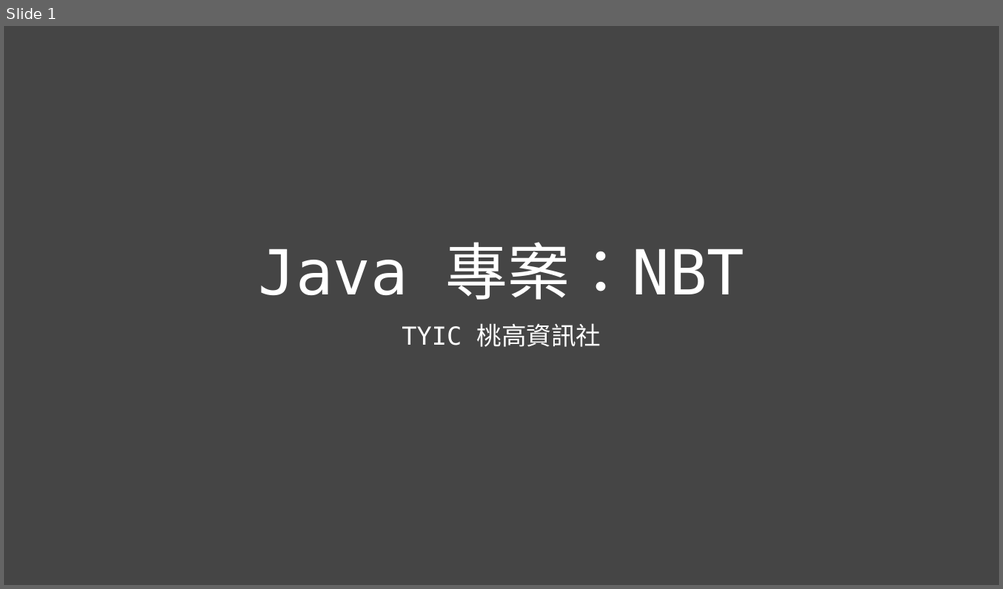
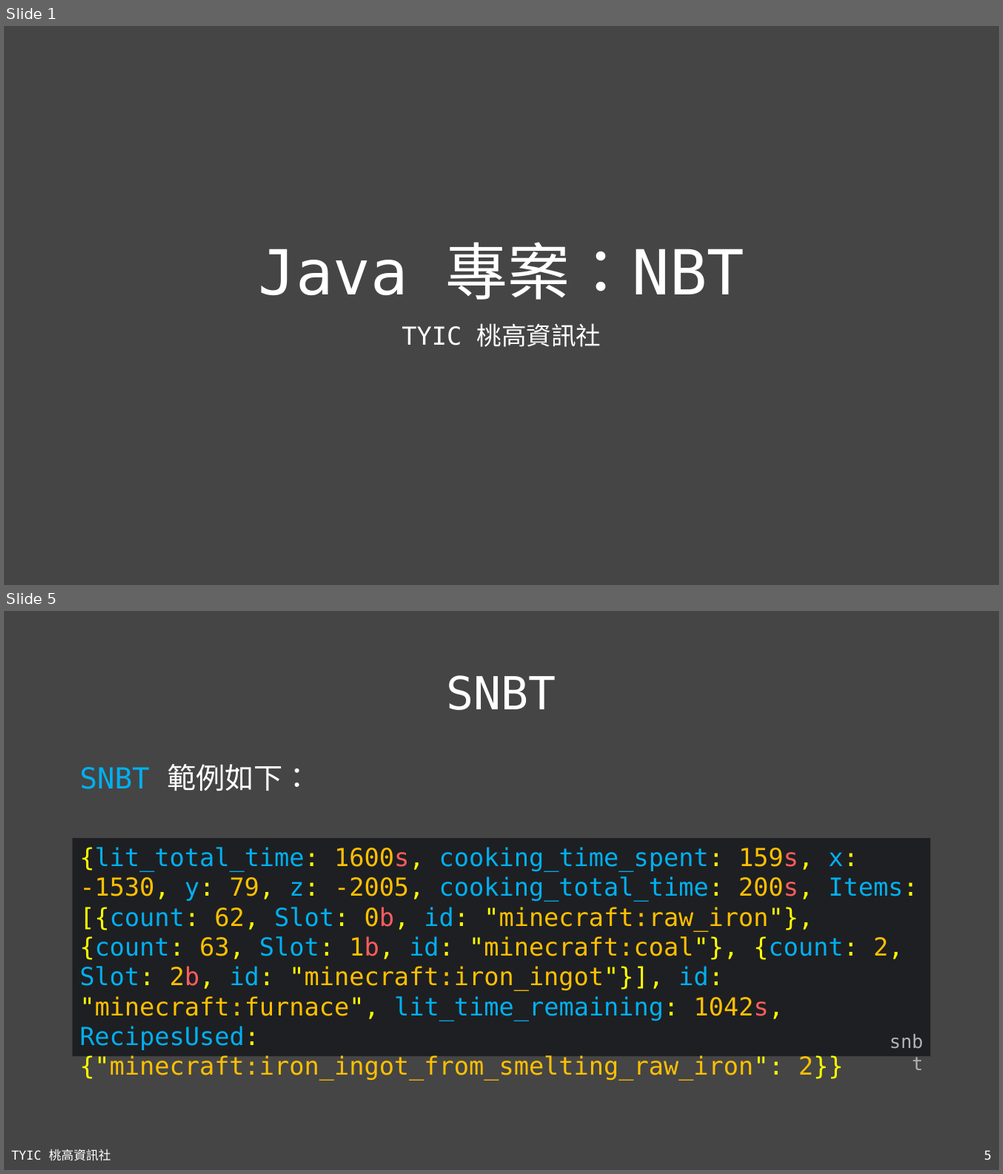
Before and after one commit to TYSHIC/slides, a slide deck: ppt/54_Java 專案：NBT.pptx. Shown one above the other, each under a label of ours: slide 1 before the commit, slides 1 and 5 after it; the slides between them are not shown. The pictures are 1003x589 and 1003x1174 pixels, drawn with LibreOffice and Linux fonts; fonts in the diff are those of the drawing. Boxes give left, top, right and bottom in pixels: in the first picture for what was removed or moved away, otherwise in the second. Text is boxed around its words. In the diff, an @@ line names an element or a change of style, - is before the commit and + after.

```diff
--- a/ppt/54_Java 專案：NBT.pptx
+++ b/ppt/54_Java 專案：NBT.pptx
@@ slide 5 added at (4,611,999,1170), background #454545 @@
@@ title added at (447,675,556,710), 44 pt, text #FFFFFF @@
+SNBT
@@ text added at (79,764,312,791), 28 pt, text #FFFFFF @@
+SNBT 範例如下：
@@ rectangle added at (73,839,930,1057), fill #1E1F22, 24 pt, text #FFC000 @@
+{lit_total_time: 1600s, cooking_time_spent: 159s, x: -1530, y: 79, z: -2005, cooking_total_time: 200s, Items: [{count: 62, Slot: 0b, id: "minecraft:raw_iron"}, {count: 63, Slot: 1b, id: "minecraft:coal"}, {count: 2, Slot: 2b, id: "minecraft:iron_ingot"}], id: "minecraft:furnace", lit_time_remaining: 1042s, RecipesUsed: {"minecraft:iron_ingot_from_smelting_raw_iron": 2}}
@@ text added at (874,1027,930,1056), 18 pt, text #B2B2B2 @@
+snbt
@@ text added at (11,1150,111,1162), 12 pt, text #FFFFFF @@
+TYIC 桃高資訊社
@@ page number added at (984,1150,991,1160), 12 pt, text #FFFFFF @@
+5
```
Also in this commit, not shown: 1 slide changed, 4 other slides added, 1 slide removed, 8 other files.
